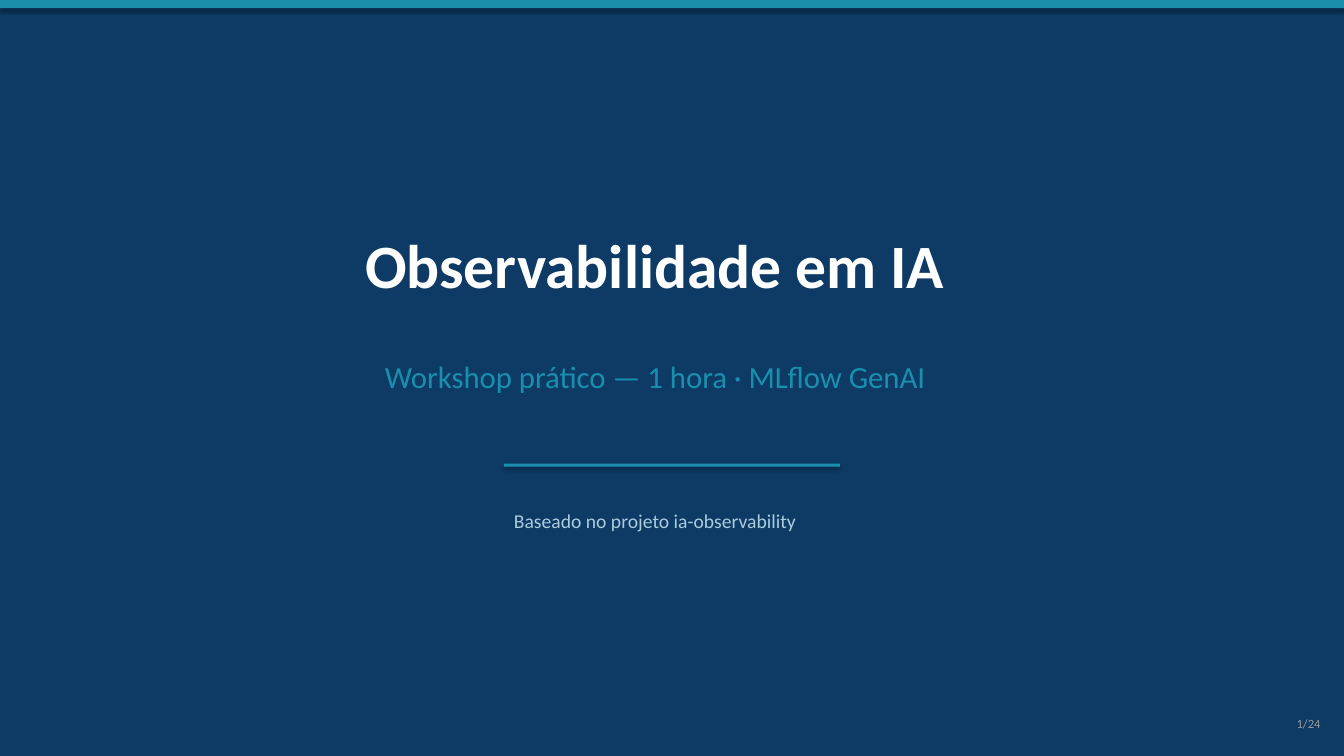
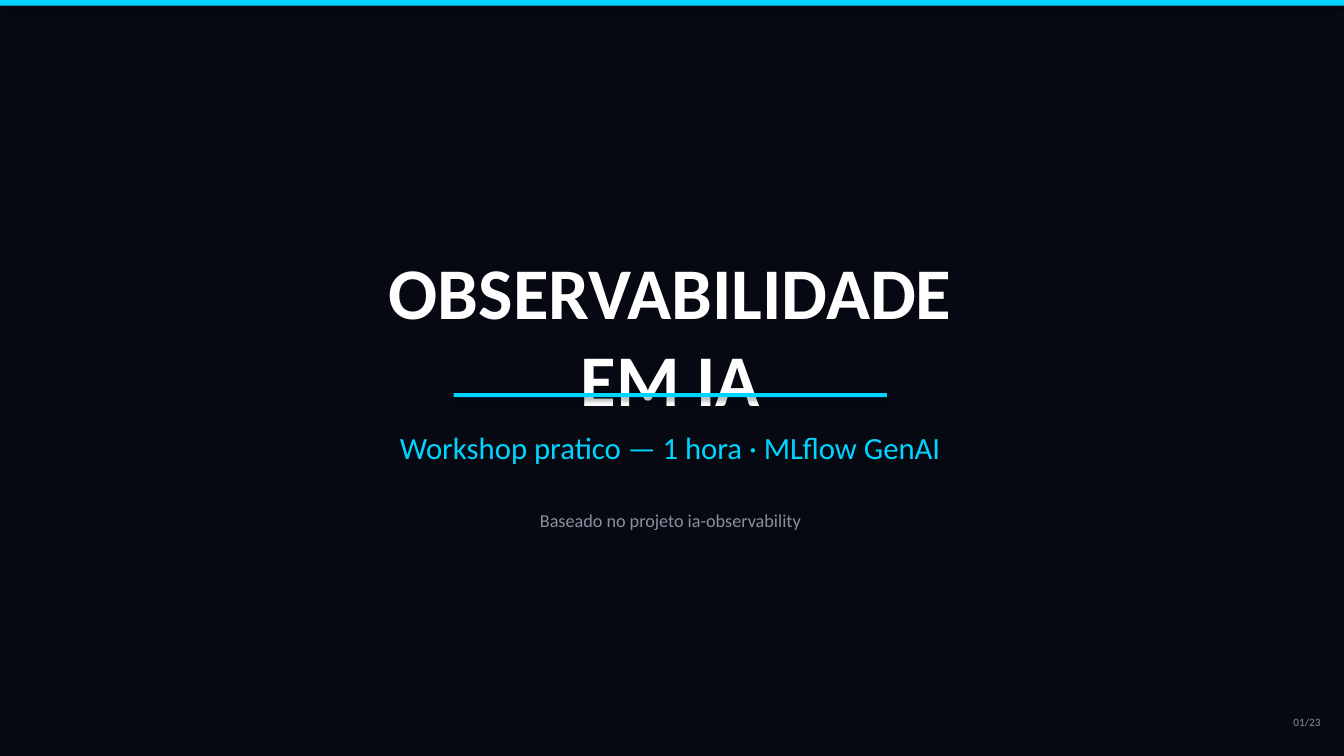
Before and after one commit to marcos2872/ia-observability, a slide deck: slide 1 of docs/workshop-observabilidade-ia.pptx. Drawn at 1344x756 pixels with LibreOffice and Linux fonts; fonts in the diff are those of the drawing; background and template pictures are left out. Boxes give left, top, right and bottom in pixels: in the first picture for what was removed or moved away, otherwise in the second. Text is boxed around its words. In the diff, an @@ line names an element or a change of style, - is before the commit and + after.

Commit message:
feat: redesign PPTX with futuristic dark theme and cover image
- Full-bleed cover image (Gemini_Generated_Image) with dark overlay
- Neon cyber palette: cyan, purple, mint, pink on deep navy bg
- Dark cards with left accent bars (glassmorphism-inspired)
- Section slides with large numbers and decorative lines
- 23 slides total (roteiro slide removed)
- All content slides: dark background, code blocks in monospace,
  tables with alternating dark rows, numbered steps
- Script refactored with helpers: _card, _section_number, _alpha (XML transparency)

```diff
--- a/docs/workshop-observabilidade-ia.pptx
+++ b/docs/workshop-observabilidade-ia.pptx
@@ background #0D3B66 to picture (left out) @@
@@ rectangle at bbox=[0, 0, 1344, 6]: fill #1A8FAD to #00D4FF @@
@@ rectangle added at bbox=[0, 0, 1344, 756], fill #070B14 at 55% opacity @@
@@ text at bbox=[389, 271, 952, 406]: text changed; size 44 to 52 pt @@
-Observabilidade em IA
+OBSERVABILIDADE
+EM IA
@@ rectangle at bbox=[454, 393, 887, 397]: fill #1A8FAD to #00D4FF @@
@@ rectangle: place and size @@
-rectangle at bbox=[504, 464, 840, 467]
+rectangle at bbox=[454, 393, 887, 397]
@@ text at bbox=[400, 437, 940, 464]: text changed; text colour #1A8FAD to #00D4FF @@
-Workshop prático — 1 hora · MLflow GenAI
+Workshop pratico — 1 hora · MLflow GenAI
@@ text "Baseado no projeto ia-observability": place and size @@
-text "Baseado no projeto ia-observability" at bbox=[514, 514, 796, 532]
+text "Baseado no projeto ia-observability" at bbox=[540, 514, 801, 530]
@@ text "Baseado no projeto ia-observability" at bbox=[540, 514, 801, 530]: size 14 to 13 pt, text colour #AACCDD to #8B8F9E @@
@@ text at bbox=[1293, 718, 1320, 726]: text changed; size 9 to 8 pt; text colour #999999 to #8B8F9E @@
-1/24
+01/23
```
Also in this commit, not shown: 20 other slides changed, 2 slides added, 3 slides removed, 1 other file.
